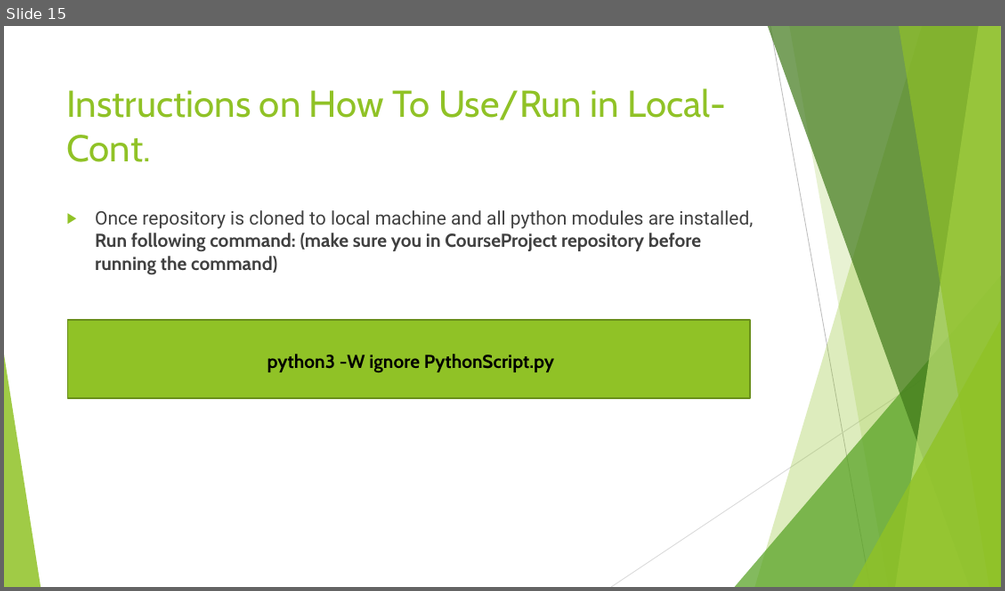
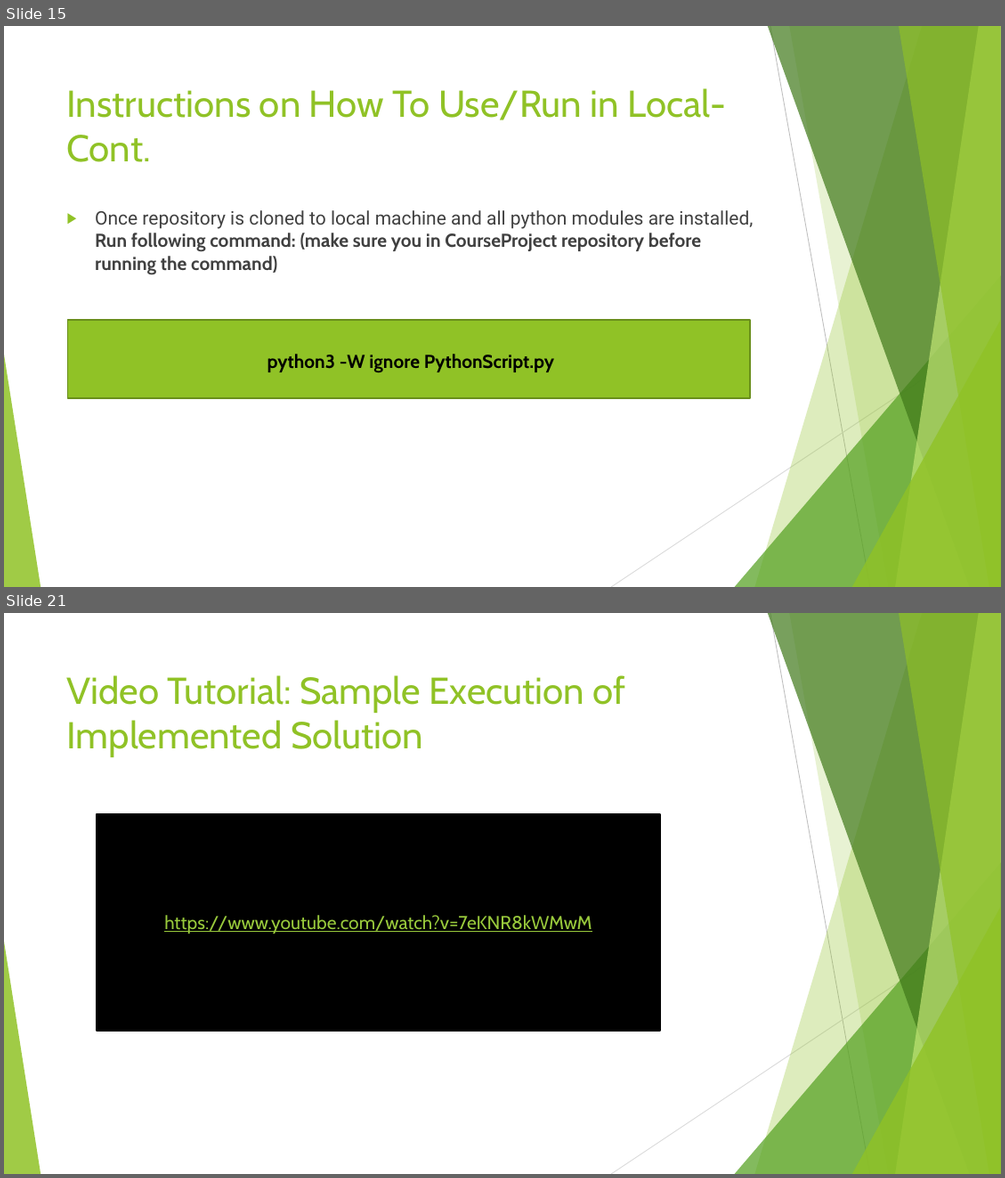
Before and after one commit to hsiddhu2/CourseProject, a slide deck: documentation/Project Presentation.pptx. Shown one above the other, each under a label of ours: slide 15 before the commit, slides 15 and 21 after it; the slides between them are not shown. The pictures are 1005x591 and 1005x1178 pixels, drawn with LibreOffice and Linux fonts; fonts in the diff are those of the drawing. Boxes give left, top, right and bottom in pixels: in the first picture for what was removed or moved away, otherwise in the second. Text is boxed around its words. In the diff, an @@ line names an element or a change of style, - is before the commit and + after.

```diff
--- a/documentation/Project Presentation.pptx
+++ b/documentation/Project Presentation.pptx
@@ slide 21 added at [4,613,1001,1174], background #FFFFFF; not listed: 10 template elements that a slide beside it also shows @@
@@ title added at [67,675,626,757], 36 pt, text #90C226 @@
+Video Tutorial: Sample Execution of Implemented Solution
@@ rectangle added at [96,814,660,1030], fill #000000, outline #000000 1.5 pt, 18 pt, text #99CA3C, underline @@
+https://www.youtube.com/watch?v=7eKNR8kWMwM
```
Also in this commit, not shown: 4 slides changed, 5 other slides added, 1 slide removed.
